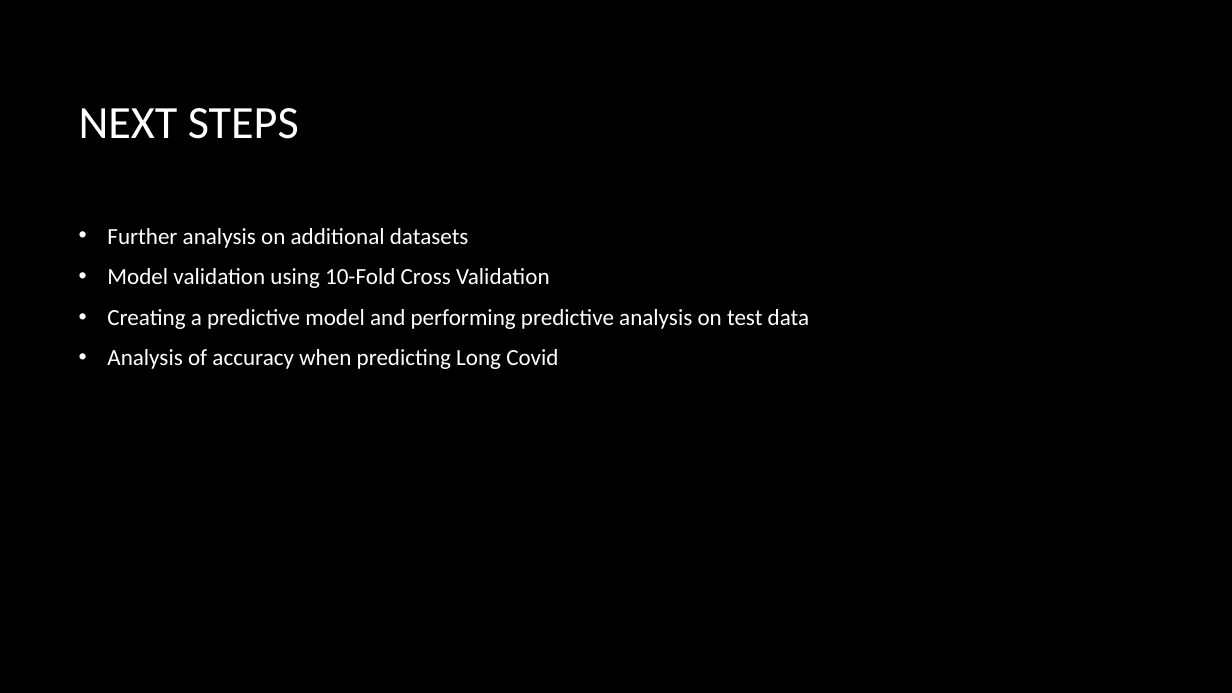
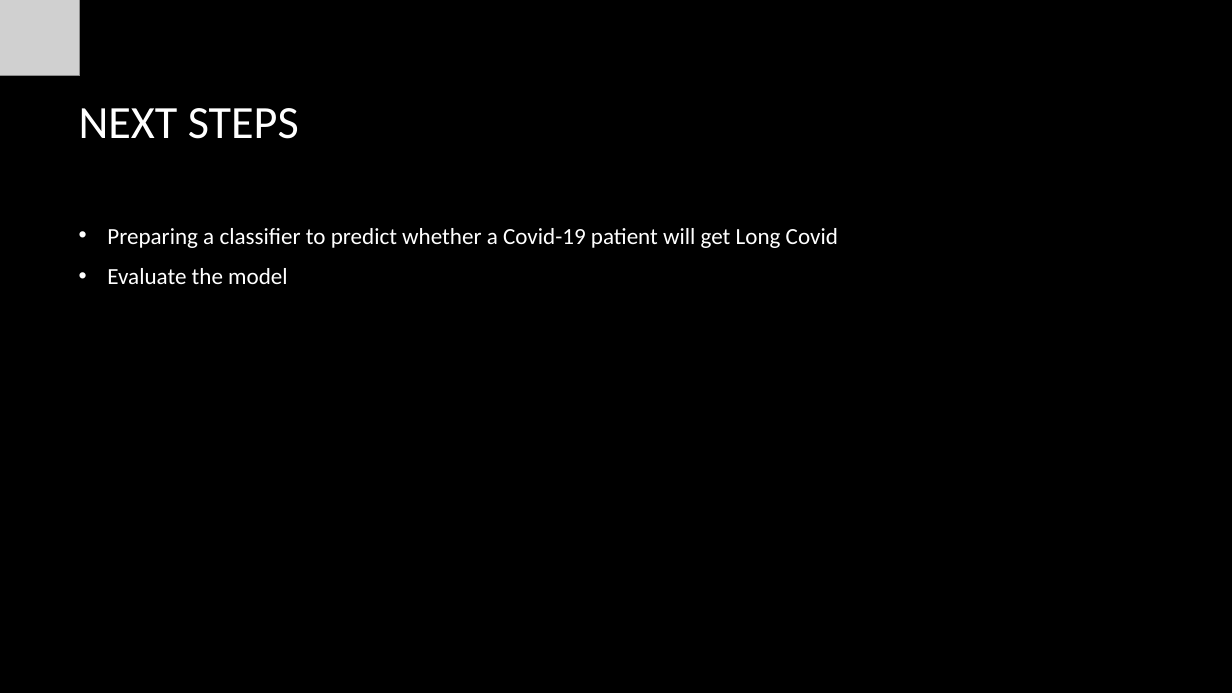
Before and after one commit to rdotzlaw/COMP4710-Group-11, a slide deck: slide 11 of 4710PresentationUpdated.pptx. Drawn at 1232x693 pixels with LibreOffice and Linux fonts; fonts in the diff are those of the drawing; grey boxes stand for pictures; background and template pictures are left out. Boxes give left, top, right and bottom in pixels: in the first picture for what was removed or moved away, otherwise in the second. Text is boxed around its words. In the diff, an @@ line names an element or a change of style, - is before the commit and + after.

```diff
--- a/4710PresentationUpdated.pptx
+++ b/4710PresentationUpdated.pptx
@@ picture added at <box>0,0,80,76</box> @@
@@ text at <box>107,228,838,284</box>: text changed @@
-• Further analysis on additional datasets
-• Model validation using 10-Fold Cross Validation
-• Creating a predictive model and performing predictive analysis on test data
-• Analysis of accuracy when predicting Long Covid
+• Preparing a classifier to predict whether a Covid-19 patient will get Long Covid
+• Evaluate the model
```
Also in this commit, not shown: 11 other slides changed, 1 slide added.
